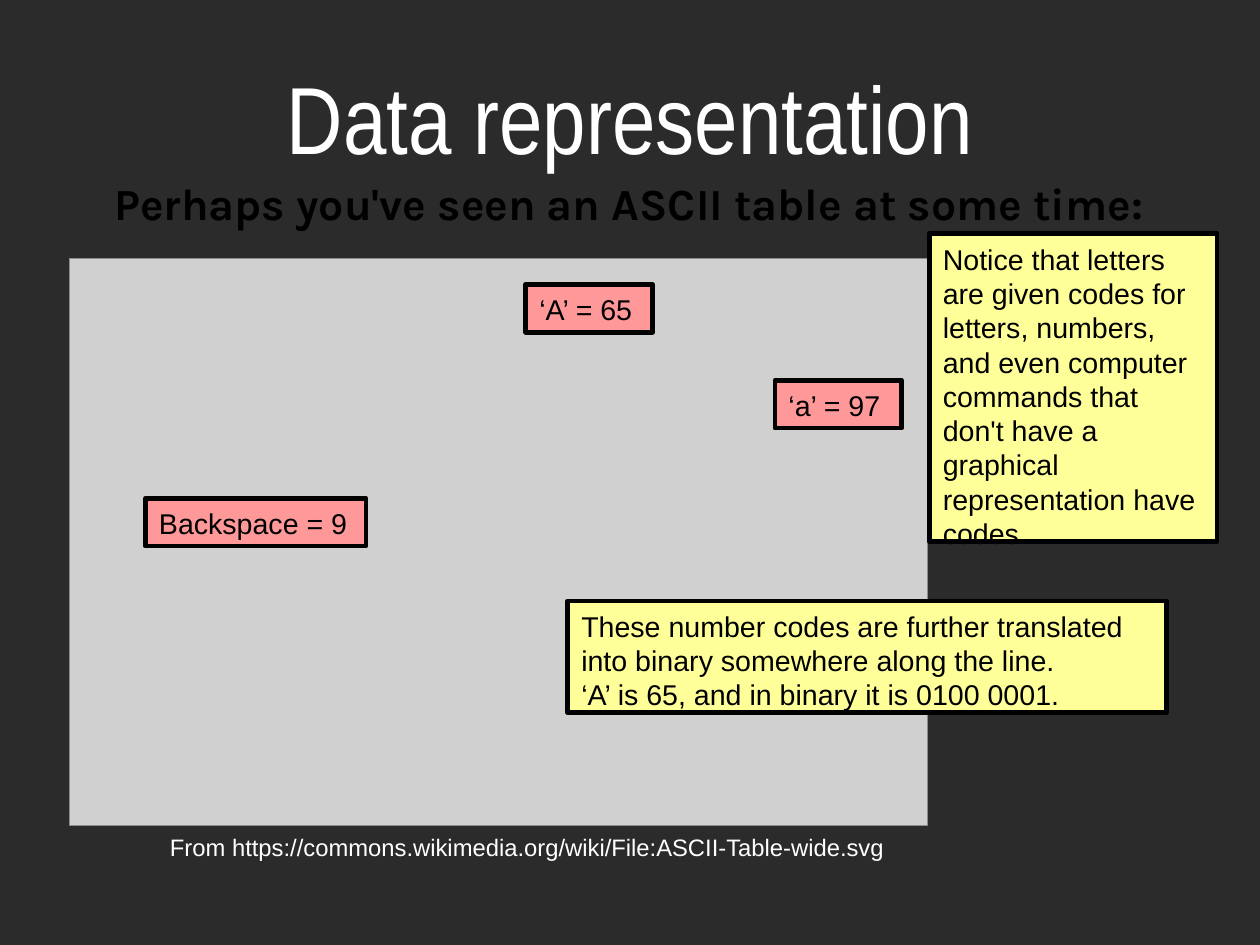
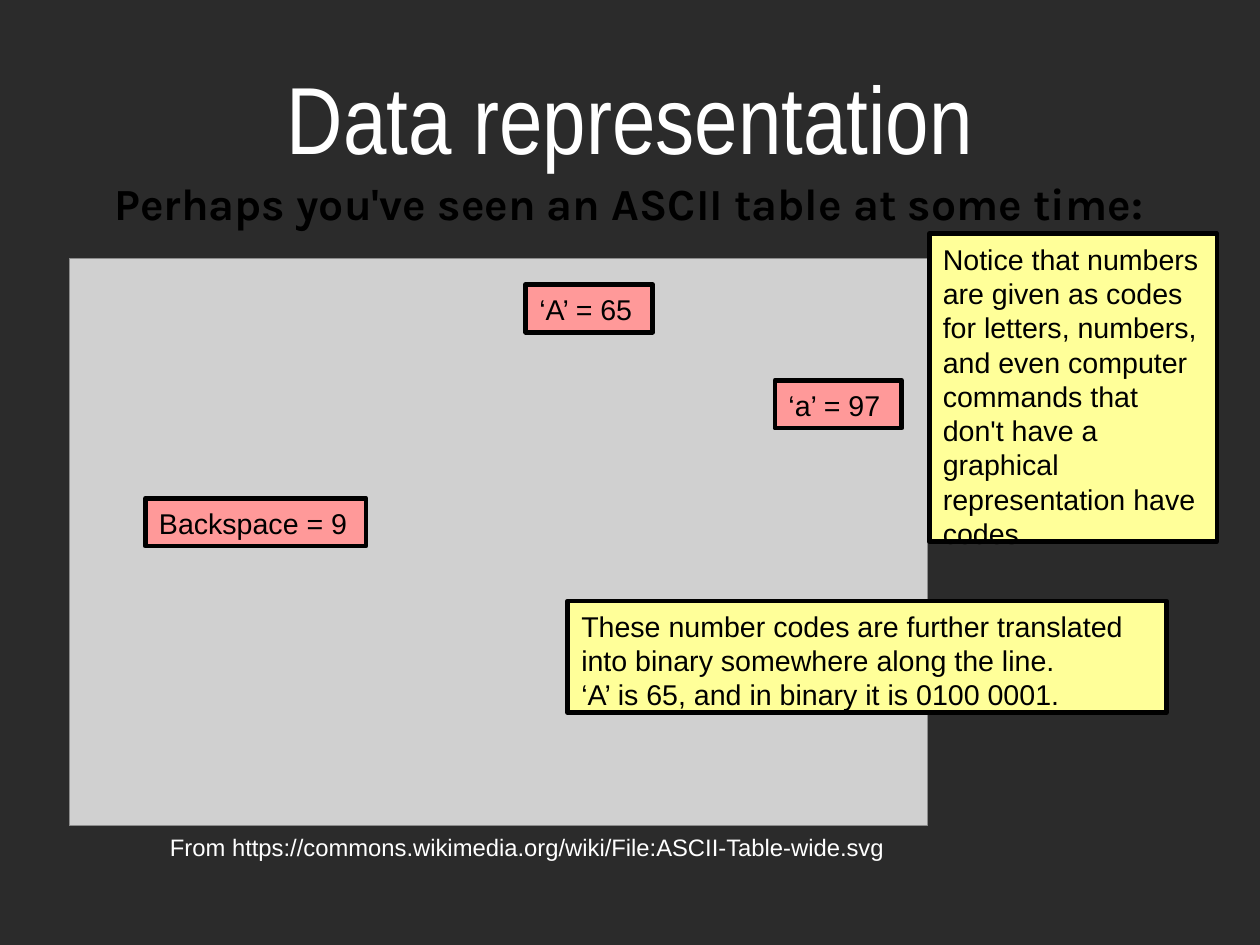
Before and after one commit to nguyenchithien/CS210-Discrete-Structures, a slide deck: slide 5 of Lectures/Lecture Slides 3.5.odp. Drawn at 1260x945 pixels with LibreOffice and Linux fonts; fonts in the diff are those of the drawing; grey boxes stand for pictures; background and template pictures are left out; a plain dark background stands for a picture behind light text. Boxes give left, top, right and bottom in pixels: in the first picture for what was removed or moved away, otherwise in the second. Text is boxed around its words. In the diff, an @@ line names an element or a change of style, - is before the commit and + after.

```diff
--- a/Lectures/Lecture Slides 3.5.odp
+++ b/Lectures/Lecture Slides 3.5.odp
@@ text in rectangle at <box>943,249,1198,544</box>: text changed @@
-Notice that letters are given codes for letters, numbers, and even computer commands that don't have a graphical representation have codes.
+Notice that numbers are given as codes for letters, numbers, and even computer commands that don't have a graphical representation have codes.
```
Also in this commit, not shown: 8 other slides changed, 3 slides added, 6 other files.
